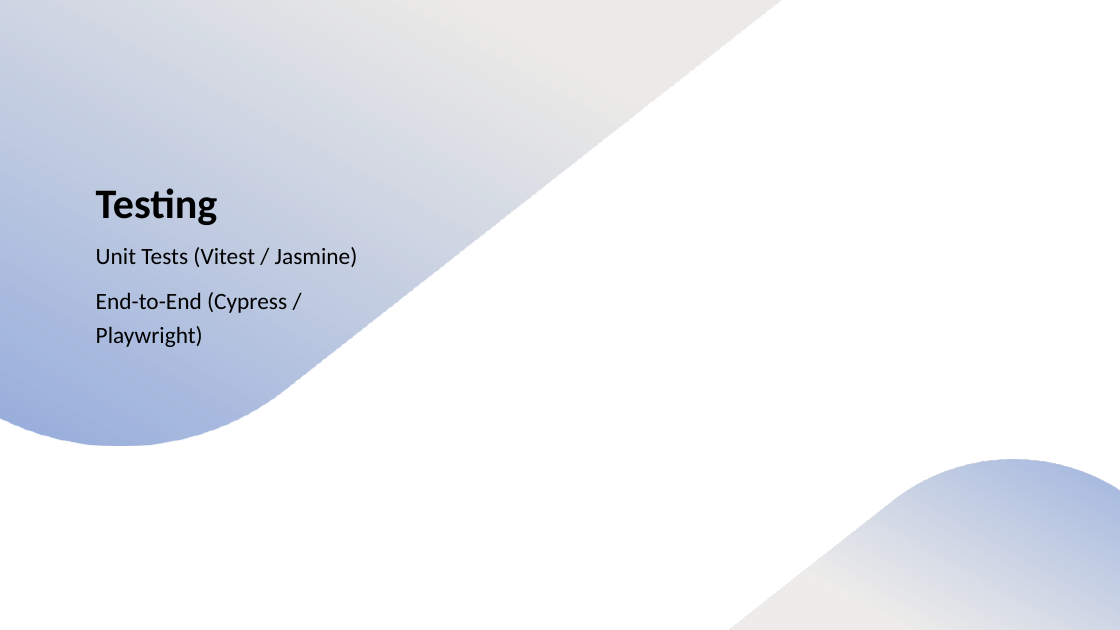
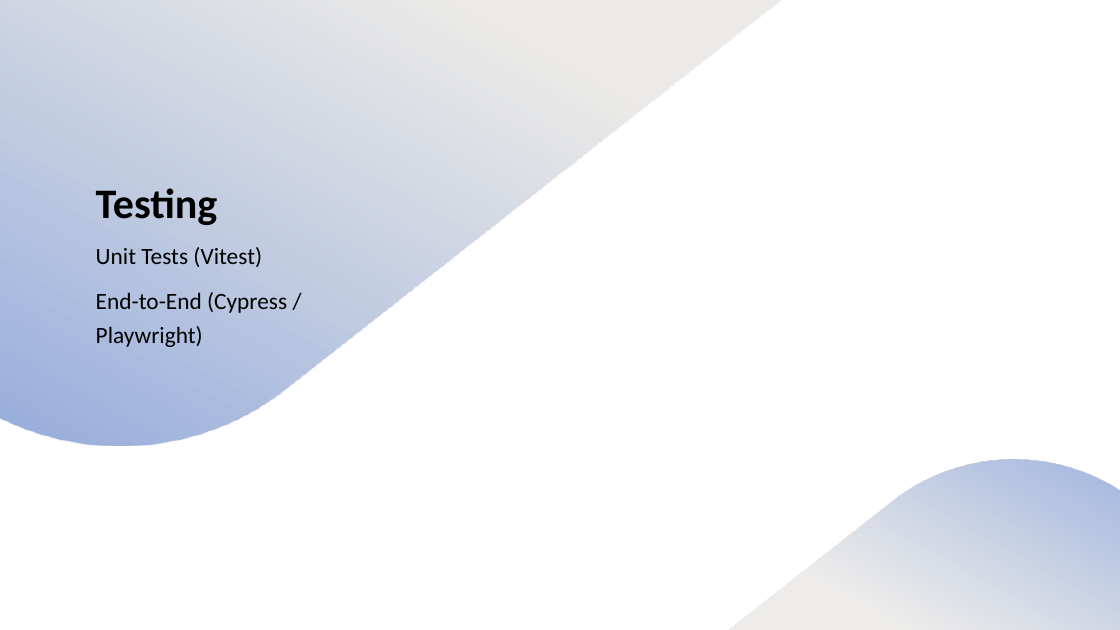
Before and after one commit to goetzingert/angular, a slide deck: slide 1 of Testing_angular21.pptx. Drawn at 1120x630 pixels with LibreOffice and Linux fonts; fonts in the diff are those of the drawing; background and template pictures are left out. Boxes give left, top, right and bottom in pixels: in the first picture for what was removed or moved away, otherwise in the second. Text is boxed around its words. In the diff, an @@ line names an element or a change of style, - is before the commit and + after.

```diff
--- a/Testing_angular21.pptx
+++ b/Testing_angular21.pptx
@@ subtitle at (96,247,262,267): text changed @@
-Unit Tests (Vitest / Jasmine)
+Unit Tests (Vitest)
```
Also in this commit, not shown: 12 other slides changed, 1 slide added, 4 other files.
